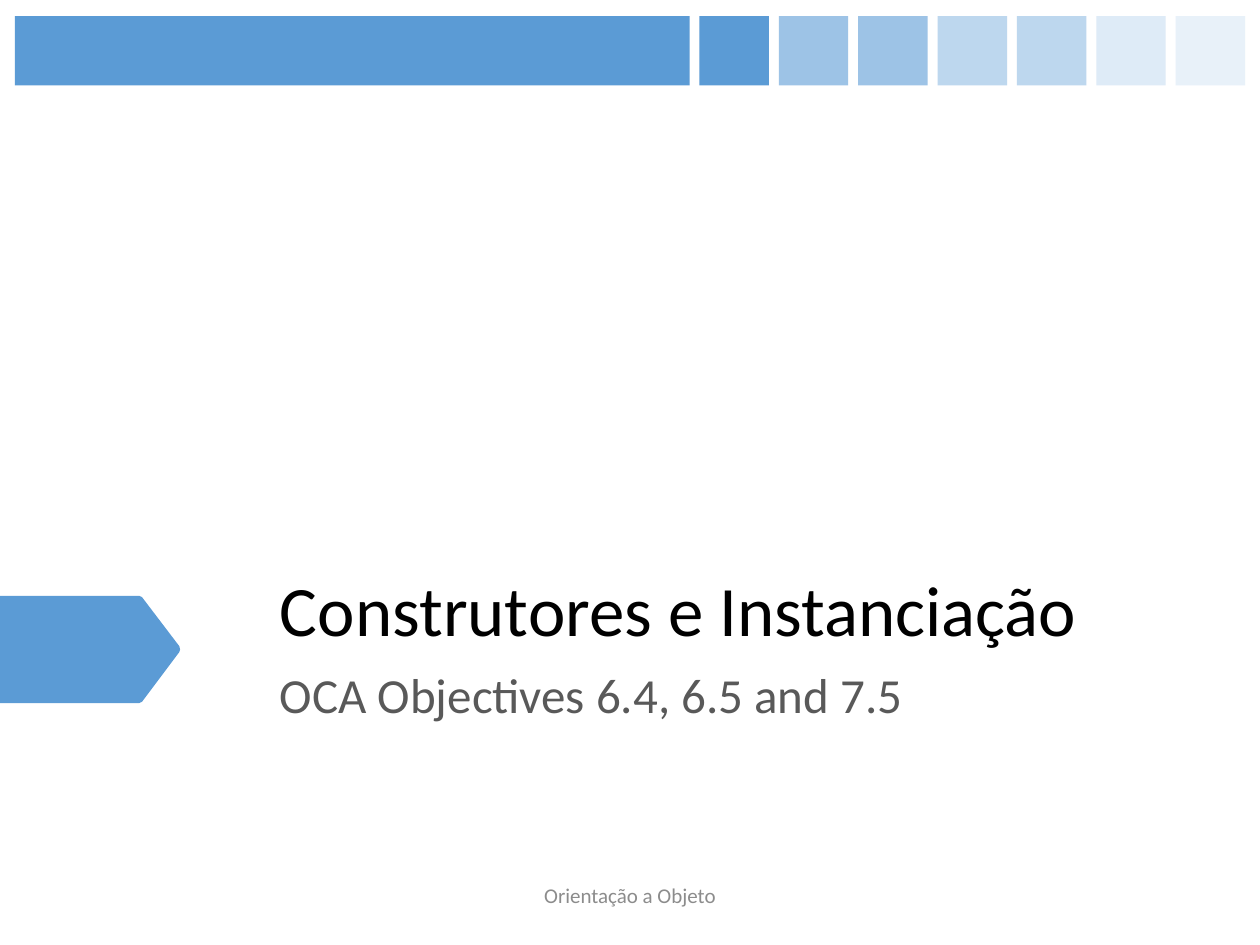
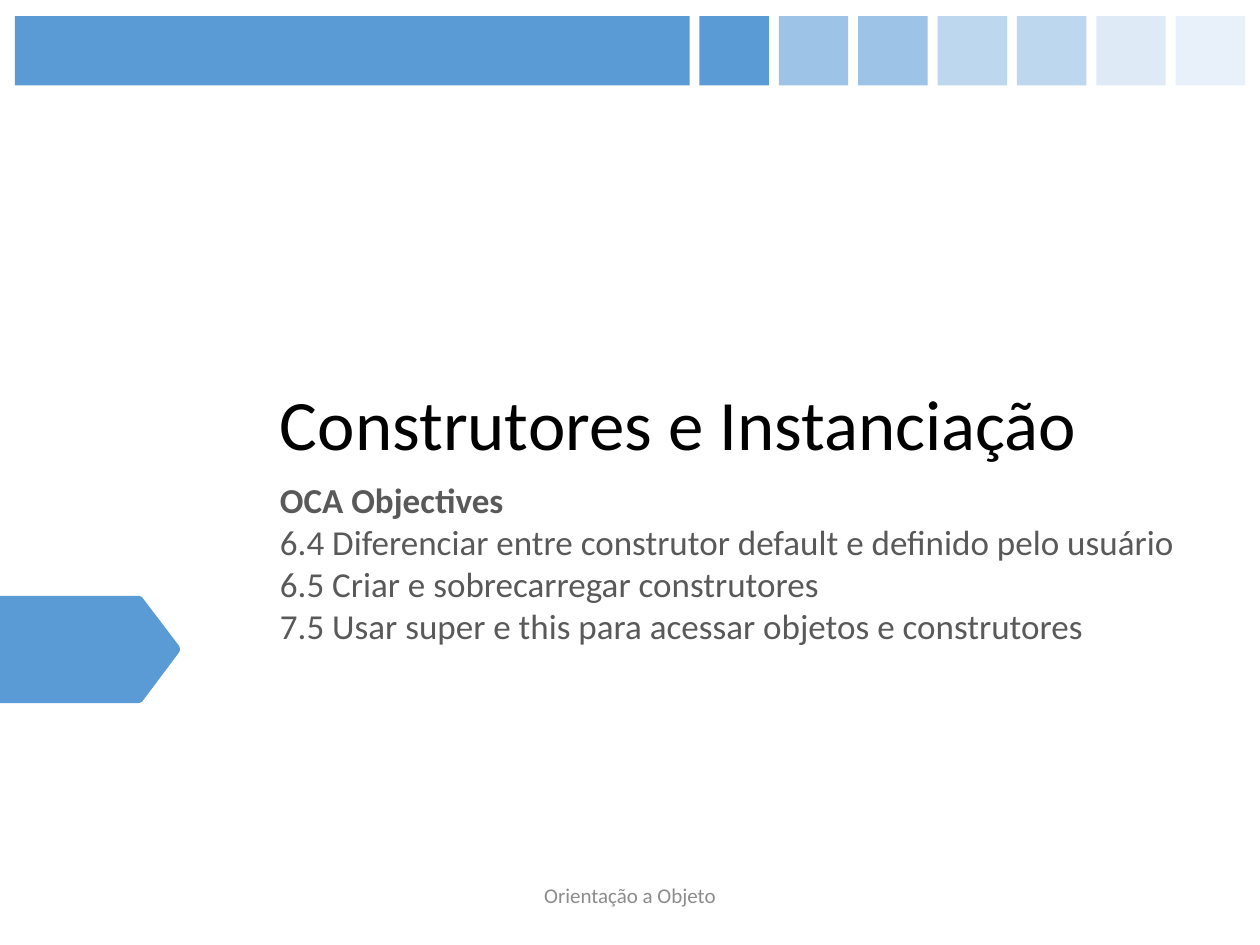
Before and after one commit to figueiredojrr/treinamentoJavaSeOcaAgosto, a slide deck: slide 30 of TreinamentoJavaSeOca/documentos/apresentação/OCA.pptx (slide 34 before the commit). Drawn at 1260x945 pixels with LibreOffice and Linux fonts; fonts in the diff are those of the drawing. Boxes give left, top, right and bottom in pixels: in the first picture for what was removed or moved away, otherwise in the second. Text is boxed around its words. In the diff, an @@ line names an element or a change of style, - is before the commit and + after.

```diff
--- a/TreinamentoJavaSeOca/documentos/apresentação/OCA.pptx
+++ b/TreinamentoJavaSeOca/documentos/apresentação/OCA.pptx
@@ title "Construtores e Instanciação": place and size @@
-title "Construtores e Instanciação" at [280, 587, 1076, 648]
+title "Construtores e Instanciação" at [280, 401, 1076, 462]
@@ subtitle at [280, 488, 1173, 645]: text changed; size 28 to 20 pt @@
-OCA Objectives 6.4, 6.5 and 7.5
+OCA Objectives
+6.4 Diferenciar entre construtor default e definido pelo usuário
+6.5 Criar e sobrecarregar construtores
+7.5 Usar super e this para acessar objetos e construtores
```
Also in this commit, not shown: 21 other slides changed, 4 slides removed.
